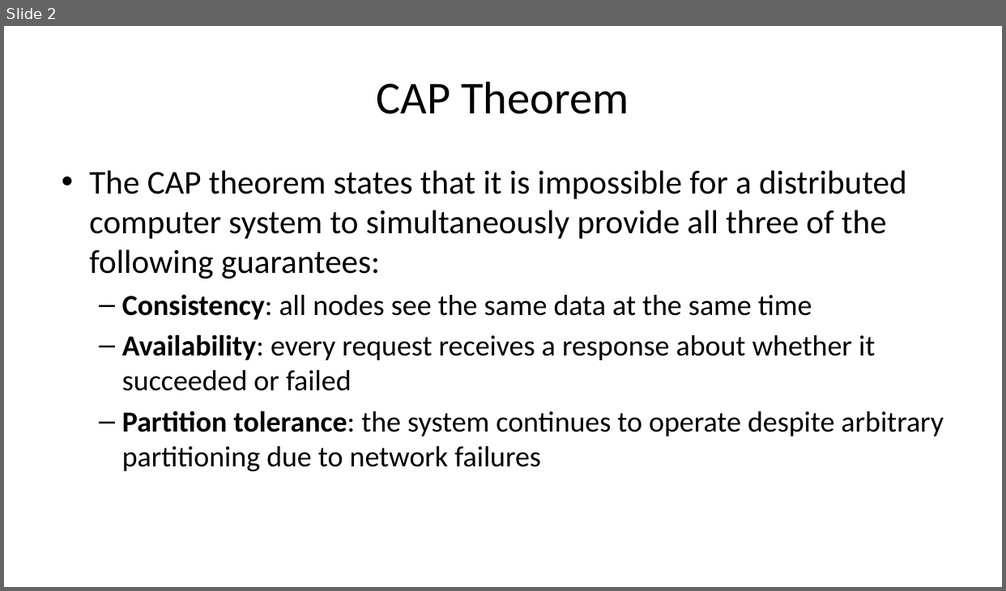
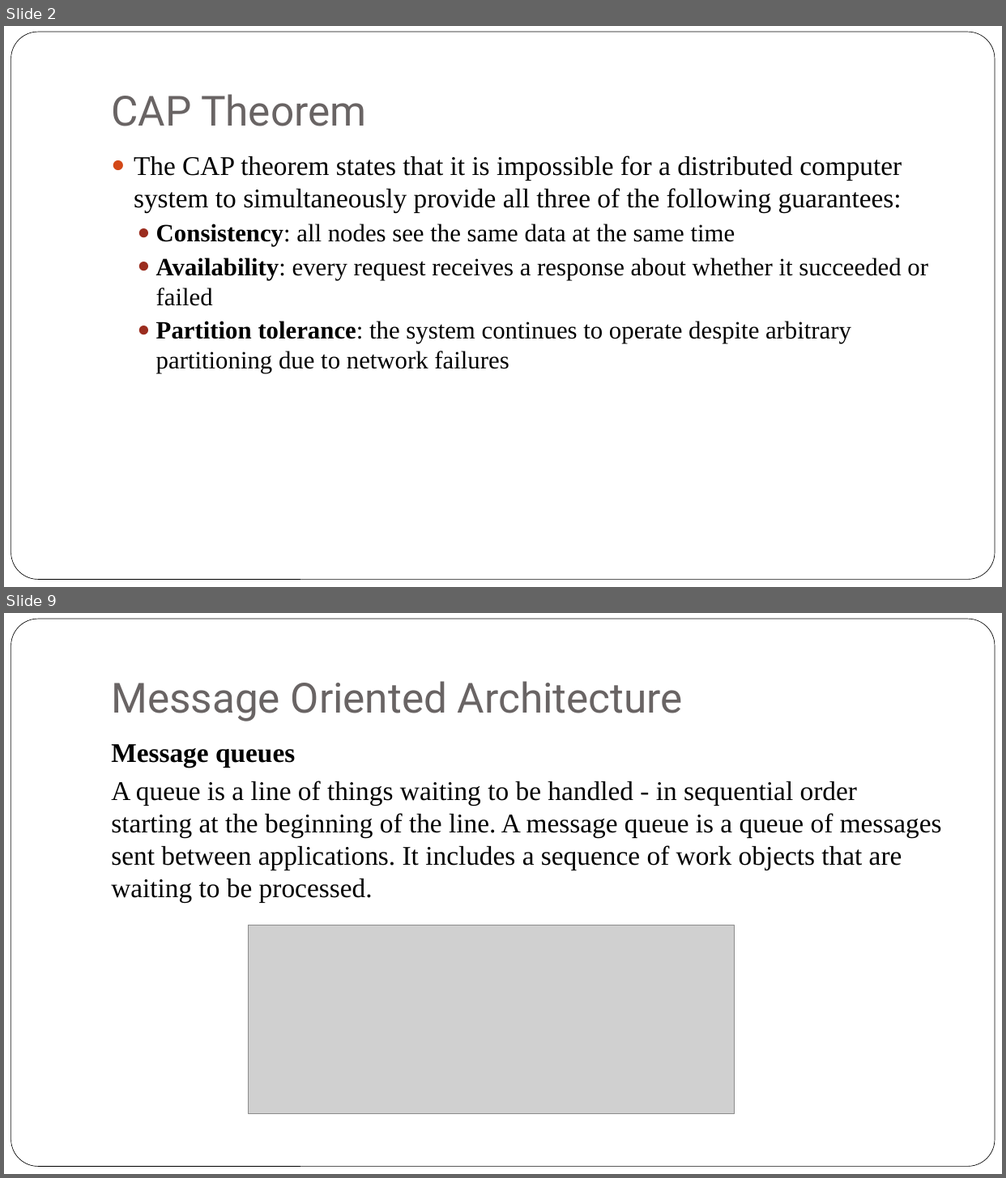
Before and after one commit to iskandersierra/DevSharp, a slide deck: Docs/Distributed Architecture.pptx. Shown one above the other, each under a label of ours: slide 2 before the commit, slides 2 and 9 after it; the slides between them are not shown. The pictures are 1006x591 and 1006x1178 pixels, drawn with LibreOffice and Linux fonts; fonts in the diff are those of the drawing; grey boxes stand for pictures. Boxes give left, top, right and bottom in pixels: in the first picture for what was removed or moved away, otherwise in the second. Text is boxed around its words. In the diff, an @@ line names an element or a change of style, - is before the commit and + after.

Commit message:
Updated document Distributed Architecture.pptx

```diff
--- a/Docs/Distributed Architecture.pptx
+++ b/Docs/Distributed Architecture.pptx
@@ slide 9 added at <box>4,613,1002,1174</box>, background #FFFFFF; not listed: 1 template element that a slide beside it also shows @@
@@ title added at <box>111,681,683,722</box>, 40 pt, text #696464 @@
+Message Oriented Architecture
@@ text added at <box>111,744,942,903</box>, 26 pt, text #000000 @@
+Message queues
+A queue is a line of things waiting to be handled - in sequential order starting at the beginning of the line. A message queue is a queue of messages sent between applications. It includes a sequence of work objects that are waiting to be processed.
@@ picture added at <box>248,925,734,1114</box> @@
@@ slide 2 changed as well @@
@@ rounded rectangle added at <box>10,32,995,580</box>, fill #FFFFFF, outline #000000 0.5 pt @@
@@ title "CAP Theorem": place and size @@
-title "CAP Theorem" at <box>377,81,629,114</box>
+title "CAP Theorem" at <box>111,94,366,126</box>
@@ title "CAP Theorem" at <box>111,94,366,126</box>: size 44 to 40 pt, font Calibri to Roboto, text colour #000000 to #696464; alignment centre to left; vertical alignment middle to bottom @@
@@ text "The CAP theorem states that ...": place and size @@
-text "The CAP theorem states that ..." at <box>89,170,944,472</box>
+text "The CAP theorem states that ..." at <box>134,156,928,373</box>
@@ text "The CAP theorem states that ..." at <box>134,156,928,373</box>: size 32 to 26 pt in "The CAP theorem states that it is ..."; font Calibri to Times New Roman; size 28 to 24 pt in "Consistency: all nodes see the same data ...", "Availability: every request receives a response about ...", "Partition tolerance: the system continues to operate ..."; bullet • to ●; bullet – to ●; less space between paragraphs @@
```
Also in this commit, not shown: 13 other slides changed, 8 other slides added, 2 slides removed.
